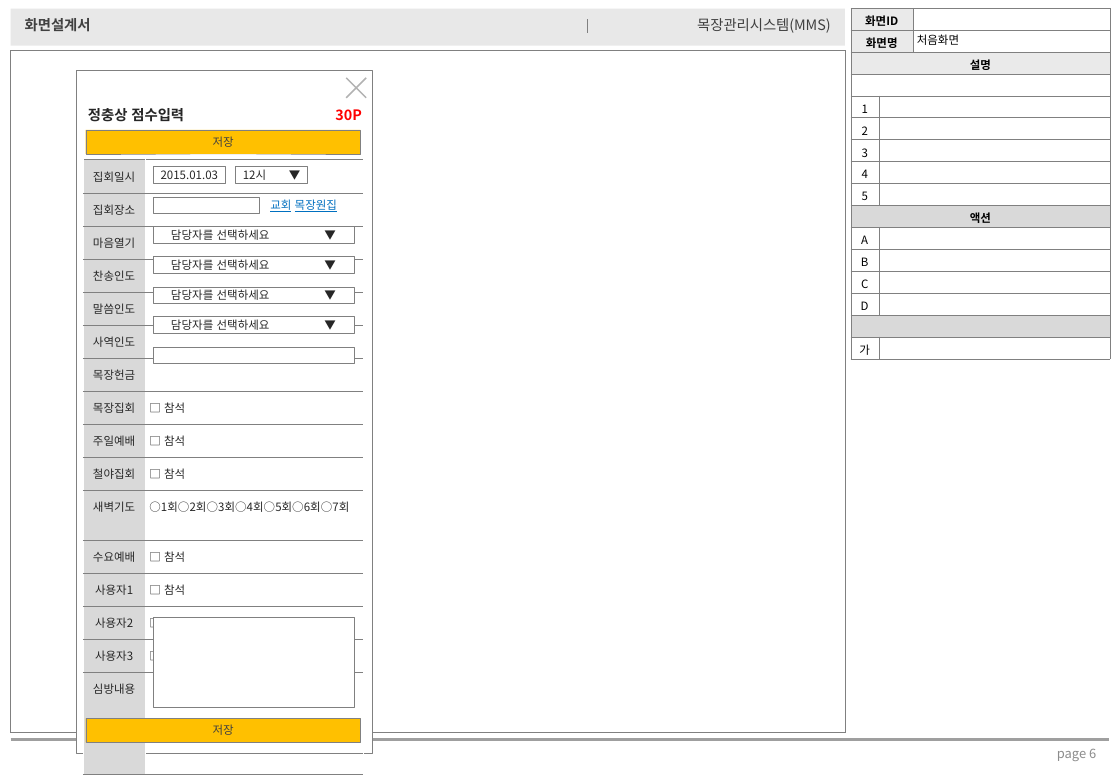
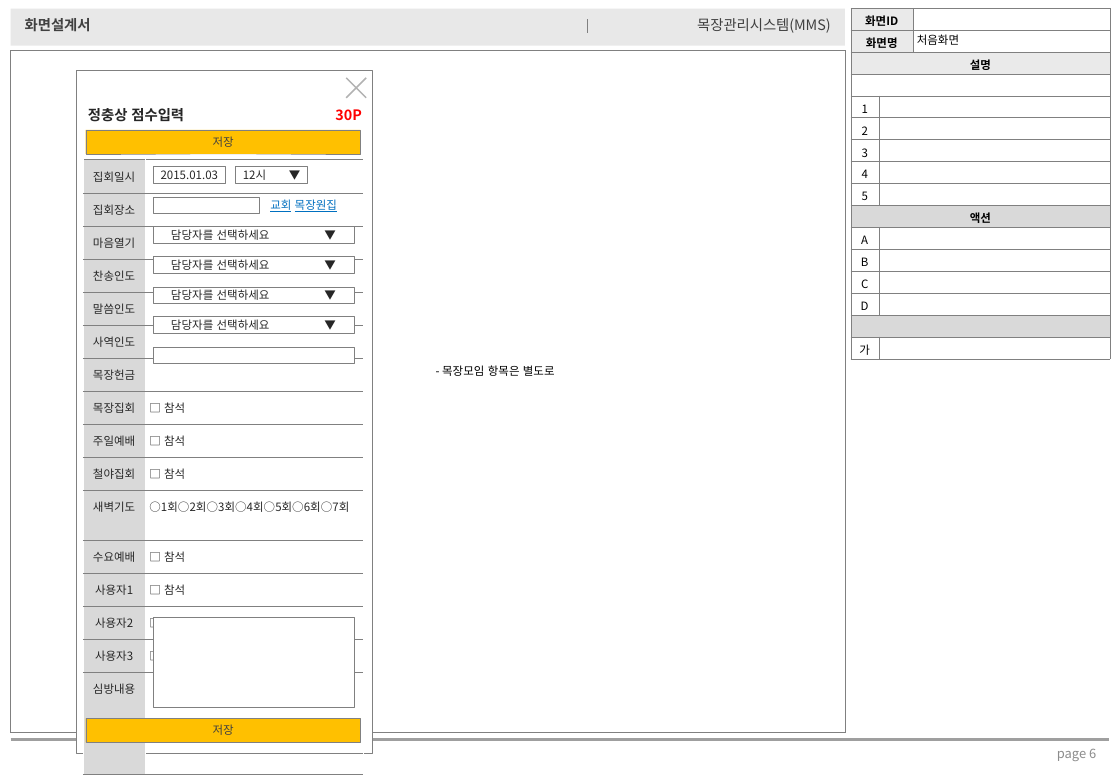
Before and after one commit to gusfot/oe-mokjang, a slide deck: slide 6 of doc/화면설계서_목장관리시스템.pptx. Drawn at 1120x775 pixels with LibreOffice and Linux fonts; fonts in the diff are those of the drawing. Boxes give left, top, right and bottom in pixels: in the first picture for what was removed or moved away, otherwise in the second. Text is boxed around its words. In the diff, an @@ line names an element or a change of style, - is before the commit and + after.

```diff
--- a/doc/화면설계서_목장관리시스템.pptx
+++ b/doc/화면설계서_목장관리시스템.pptx
@@ text added at bbox=[442, 365, 555, 376], 8 pt, text #000000 @@
+- 목장모임 항목은 별도로
```
Also in this commit, not shown: 2 other slides changed.
